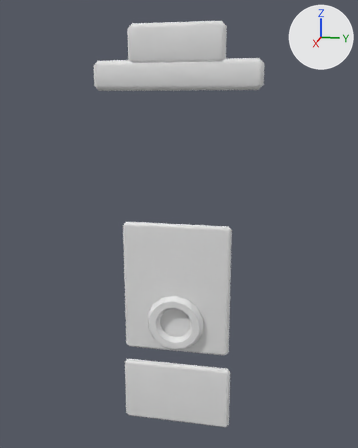
Renders of the FBX model Content/TheFinalTake/Meshes/Studio/Props/SM_Prop_StandIn_Lifeguard.fbx from each side of a commit.
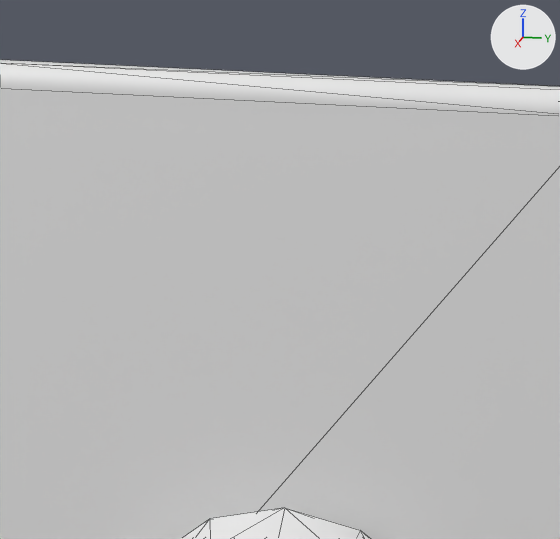
Old and new are each drawn whole from a 50 mm camera at (2.09, 0.422, 1.914) aimed at (0.037, 0.011, 1.401) and again close up on the part from 36% to 62% of the width and 47% to 67% of the height. The lights are fixed; the arrows at upper right show +X, +Y and +Z. The last two pictures show the newer version. The close-ups show mesh edges as thin lines. Where no turn or scale is listed for an object, it has been applied to the vertices.

Names of what the first close-up shows: 'SM_Prop_StandIn_Lifeguard'.
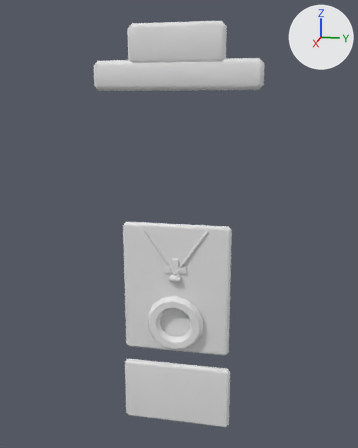
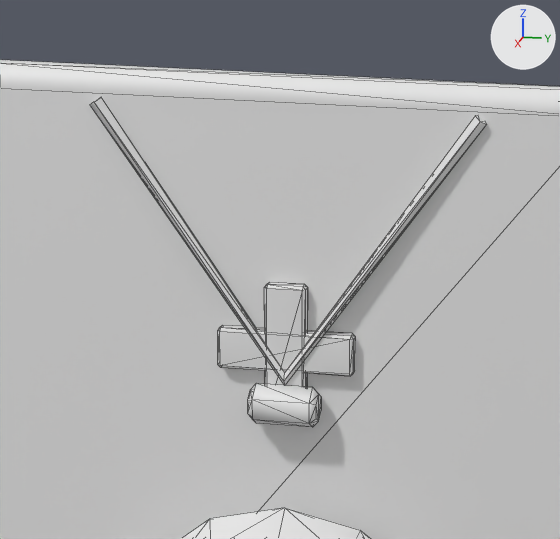
Patch to the scene script:
```diff
--- a/Content/TheFinalTake/Meshes/Studio/Props/SM_Prop_StandIn_Lifeguard.fbx.py
+++ b/Content/TheFinalTake/Meshes/Studio/Props/SM_Prop_StandIn_Lifeguard.fbx.py
@@ me_sm_prop_standin_lifeguard_001 @@
 # used by ob_sm_prop_standin_lifeguard; location = (0.0, 0.0, 0.0)
-me_sm_prop_standin_lifeguard_001.from_pydata(...)  # 180 vertices, 344 faces; spans x 0.02..0.1, y -0.35..0.35, z 0.43..2.22
+me_sm_prop_standin_lifeguard_001.from_pydata(...)  # 267 vertices, 502 faces; spans x 0.02..0.1, y -0.35..0.35, z 0.43..2.22
+# me_sm_prop_standin_lifeguard_001 part 1: the loose piece of 24 vertices spanning x 0.02..0.06, y -0.24..0.24, z 0.8..1.4 is copied, and the copy is scaled about its middle by (0.303, 0.212, 0.0478), then moved by (0.02, 0.0, 0.1); it spans x 0.06..0.07, y -0.05..0.05, z 1.18..1.22
+# me_sm_prop_standin_lifeguard_001 part 2: the loose piece of 24 vertices spanning x 0.02..0.06, y -0.24..0.24, z 0.8..1.4 is copied, and the copy is scaled about its middle by (0.304, 0.0603, 0.168), then moved by (0.02, 0.0, 0.1); it spans x 0.06..0.07, y -0.02..0.02, z 1.15..1.25
+# me_sm_prop_standin_lifeguard_001 part 3: a new loose piece of 24 vertices spanning x 0.06..0.08, y -0.03..0.03, z 1.14..1.18, in mat_m_ft_vertex (white #e7e7e7)
+# me_sm_prop_standin_lifeguard_001 part 4: a new loose piece of 15 vertices spanning x 0.06..0.07, y -0.14..0.14, z 1.17..1.38, in mat_m_ft_vertex (white #e7e7e7)
 me_sm_prop_standin_lifeguard_001.materials.append(mat_m_ft_vertex)
```

Boxes (x1, y1, x2, y2) around the edits, measured in the close-ups (560 x 539 px):
part 1 of me_sm_prop_standin_lifeguard_001, added
    after: (218, 325, 355, 376)
part 2 of me_sm_prop_standin_lifeguard_001, added
    after: (264, 282, 308, 387)
part 3 of me_sm_prop_standin_lifeguard_001, added
    after: (248, 384, 321, 427)
part 4 of me_sm_prop_standin_lifeguard_001, added
    after: (90, 97, 487, 385)
